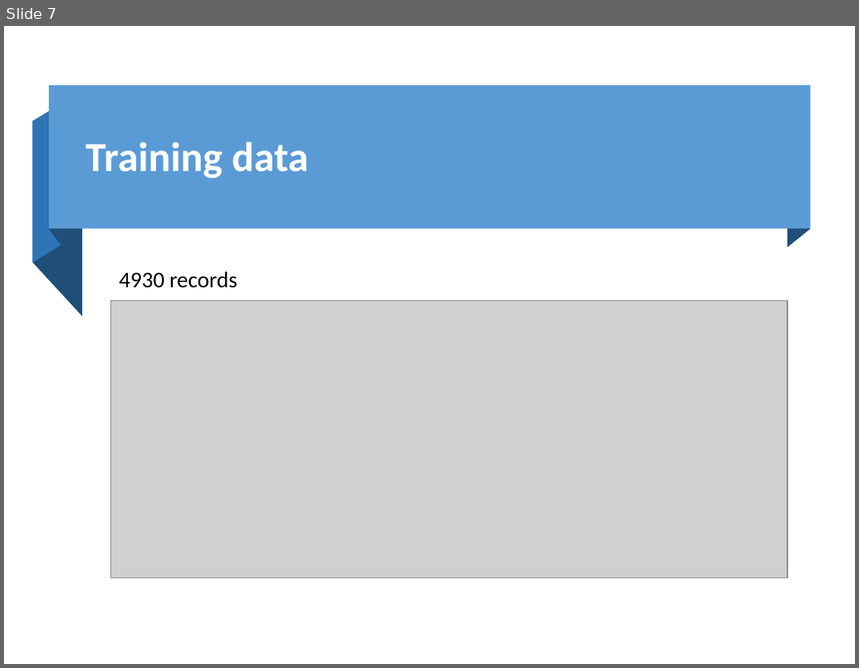
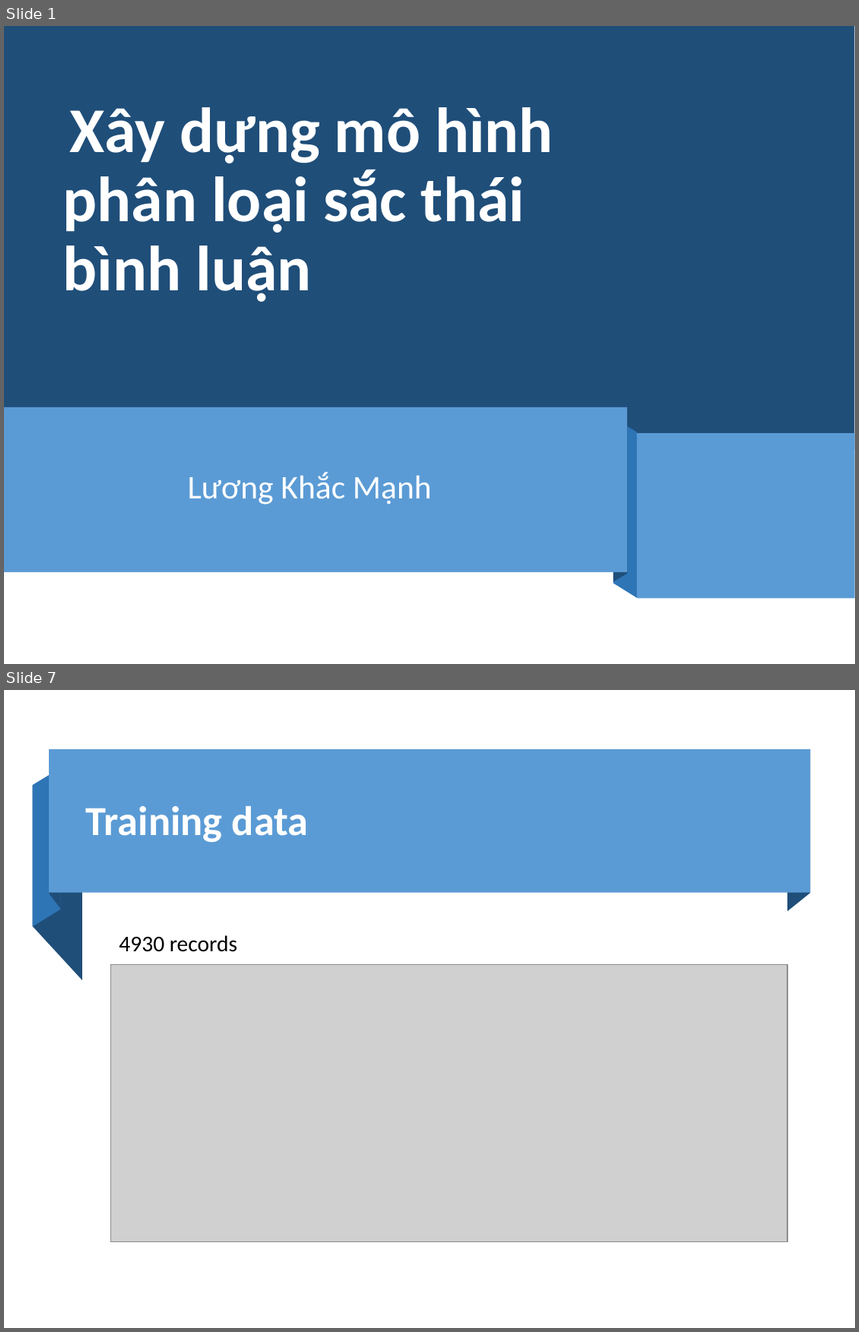
Before and after one commit to ManhLk/icomm_internship, a slide deck: Slide.pptx. Shown one above the other, each under a label of ours: slide 7 before the commit, slides 1 and 7 after it; the slides between them are not shown. The pictures are 859x668 and 859x1332 pixels, drawn with LibreOffice and Linux fonts; fonts in the diff are those of the drawing; grey boxes stand for pictures. Boxes give left, top, right and bottom in pixels: in the first picture for what was removed or moved away, otherwise in the second. Text is boxed around its words. In the diff, an @@ line names an element or a change of style, - is before the commit and + after.

```diff
--- a/Slide.pptx
+++ b/Slide.pptx
@@ slide 1 added at <box>4,26,855,664</box>, background #FFFFFF @@
@@ rectangle added at <box>4,26,855,450</box>, fill #1F4E79 @@
@@ title added at <box>63,107,553,302</box>, 54 pt, text #FFFFFF, bold @@
+Xây dựng mô hình phân loại sắc thái bình luận
@@ rectangle added at <box>4,408,628,572</box>, fill #5B9BD5 @@
@@ freeform shape added at <box>614,408,628,582</box>, fill #1F4E79 @@
@@ freeform shape added at <box>614,417,637,598</box>, fill #2E75B6 @@
@@ rectangle added at <box>637,433,855,599</box>, fill #5B9BD5 @@
@@ subtitle added at <box>188,472,432,505</box>, 28 pt, text #FEFFFF @@
+Lương Khắc Mạnh
```
Also in this commit, not shown: 4 slides changed, 9 other slides added, 6 slides removed, 1 other file.
